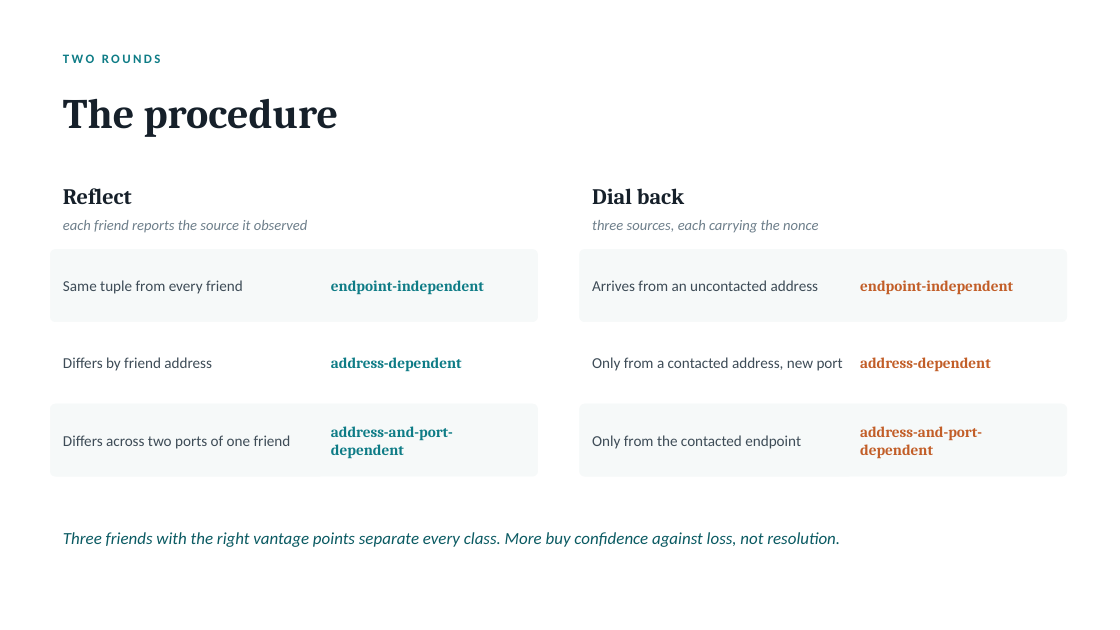
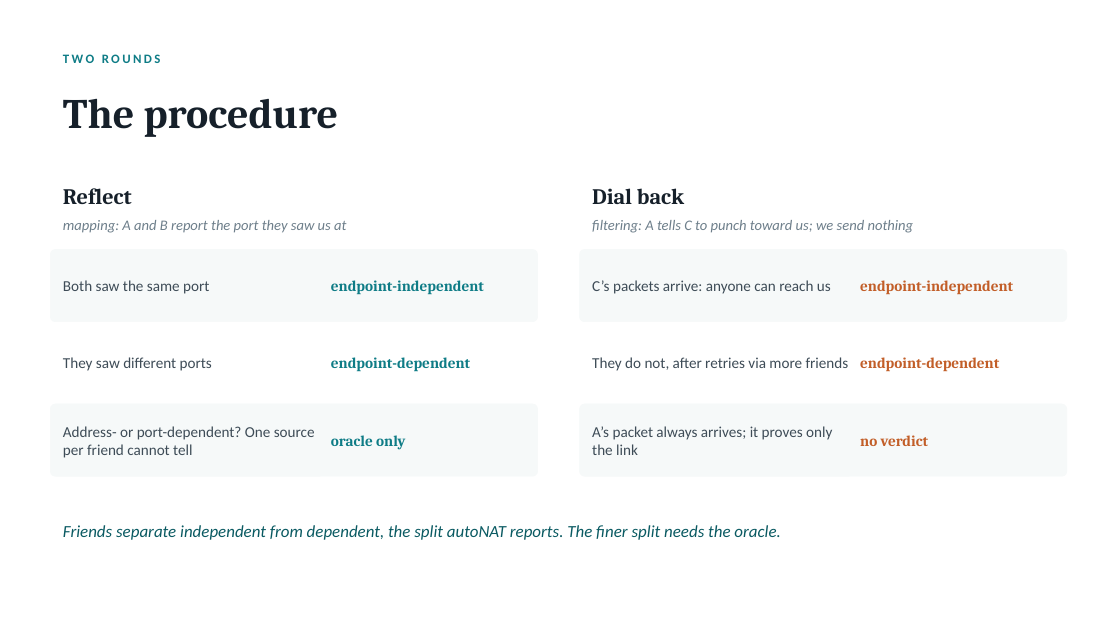
Before and after one commit to danbachar/grassroots-networking, a slide deck: slide 6 of docs/student-projects/grassroots-nat-project.pptx. Drawn at 1120x630 pixels with LibreOffice and Linux fonts; fonts in the diff are those of the drawing. Boxes give left, top, right and bottom in pixels: in the first picture for what was removed or moved away, otherwise in the second. Text is boxed around its words. In the diff, an @@ line names an element or a change of style, - is before the commit and + after.

```diff
--- a/docs/student-projects/grassroots-nat-project.pptx
+++ b/docs/student-projects/grassroots-nat-project.pptx
@@ text at (x1=63, y1=220, x2=346, y2=233): text changed @@
-each friend reports the source it observed
+mapping: A and B report the port they saw us at
@@ text at (x1=592, y1=220, x2=914, y2=233): text changed @@
-three sources, each carrying the nonce
+filtering: A tells C to punch toward us; we send nothing
@@ text at (x1=63, y1=280, x2=209, y2=294): text changed @@
-Same tuple from every friend
+Both saw the same port
@@ text at (x1=592, y1=280, x2=831, y2=294): text changed @@
-Arrives from an uncontacted address
+C’s packets arrive: anyone can reach us
@@ text at (x1=63, y1=357, x2=212, y2=371): text changed @@
-Differs by friend address
+They saw different ports
@@ text at (x1=331, y1=357, x2=470, y2=372): text changed @@
-address-dependent
+endpoint-dependent
@@ text at (x1=592, y1=357, x2=849, y2=371): text changed @@
-Only from a contacted address, new port
+They do not, after retries via more friends
@@ text at (x1=860, y1=357, x2=999, y2=372): text changed @@
-address-dependent
+endpoint-dependent
@@ text at (x1=63, y1=426, x2=315, y2=458): text changed @@
-Differs across two ports of one friend
+Address- or port-dependent? One source per friend cannot tell
@@ text at (x1=331, y1=435, x2=405, y2=450): text changed @@
-address-and-port-dependent
+oracle only
@@ text at (x1=592, y1=426, x2=832, y2=455): text changed @@
-Only from the contacted endpoint
+A’s packet always arrives; it proves only the link
@@ text at (x1=860, y1=435, x2=928, y2=446): text changed @@
-address-and-port-dependent
+no verdict
@@ text removed at (x1=63, y1=532, x2=840, y2=547) @@
-Three friends with the right vantage points separate every class. More buy confidence against loss, not resolution.
@@ text added at (x1=63, y1=525, x2=780, y2=540), 14.5 pt, text #0A5A62, italic @@
+Friends separate independent from dependent, the split autoNAT reports. The finer split needs the oracle.
```
Also in this commit, not shown: 3 other slides changed, 4 slides added, 6 slides removed, 5 other files.
